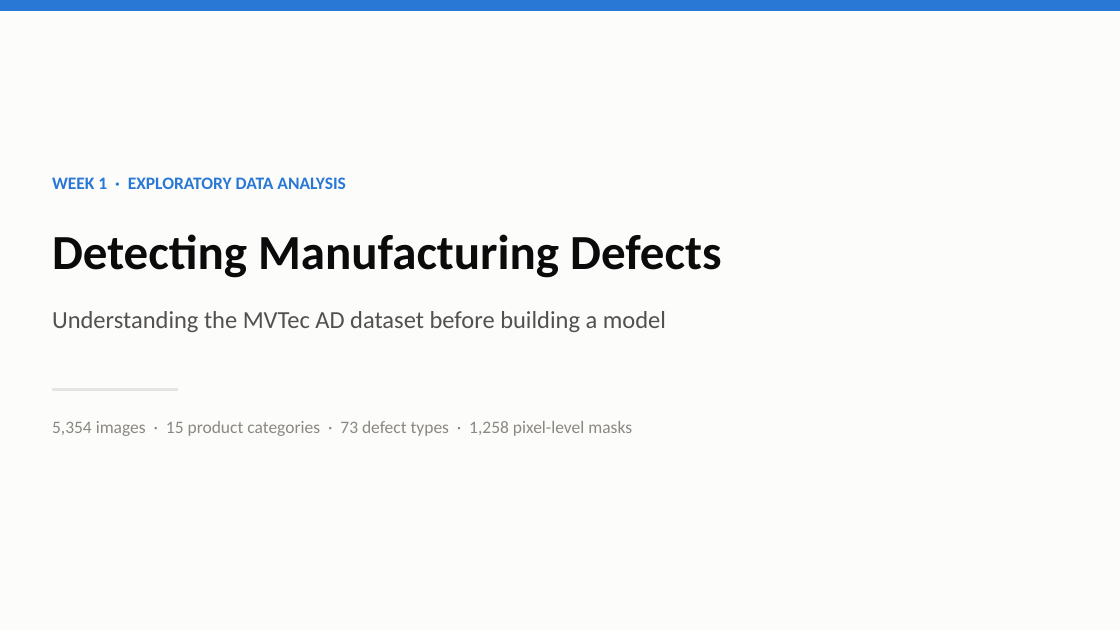
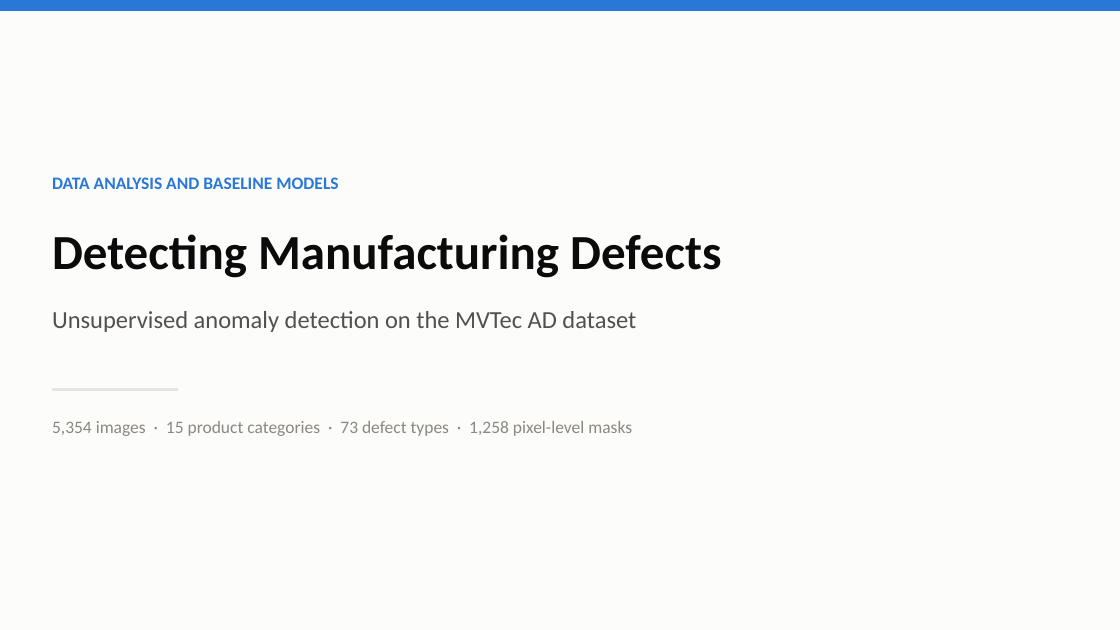
Before and after one commit to abdelrahman7124/mvtec-anomaly-detection, a slide deck: slide 1 of reports/presentation/week1_eda.pptx. Drawn at 1120x630 pixels with LibreOffice and Linux fonts; fonts in the diff are those of the drawing. Boxes give left, top, right and bottom in pixels: in the first picture for what was removed or moved away, otherwise in the second. Text is boxed around its words. In the diff, an @@ line names an element or a change of style, - is before the commit and + after.

Commit message:
Add autoencoder and PaDiM baselines; simplify EDA figures
- src/mvtec_eda/data.py: per-category loaders honouring the EDA findings
  (single resize, channel expansion, no centre crop)
- src/mvtec_eda/models.py: conv autoencoder and PaDiM on frozen ResNet-18
- src/mvtec_eda/evaluate.py: image- and pixel-level AUROC
- scripts/05_run_baselines.py, scripts/06_model_figures.py
- Rewrite every EDA figure as a single panel with larger type

```diff
--- a/reports/presentation/week1_eda.pptx
+++ b/reports/presentation/week1_eda.pptx
@@ text at (x1=52, y1=177, x2=338, y2=189): text changed @@
-WEEK 1 · EXPLORATORY DATA ANALYSIS
+DATA ANALYSIS AND BASELINE MODELS
@@ text at (x1=52, y1=311, x2=636, y2=332): text changed @@
-Understanding the MVTec AD dataset before building a model
+Unsupervised anomaly detection on the MVTec AD dataset
```
Also in this commit, not shown: 13 other slides changed, 1 slide removed, 25 other files.
